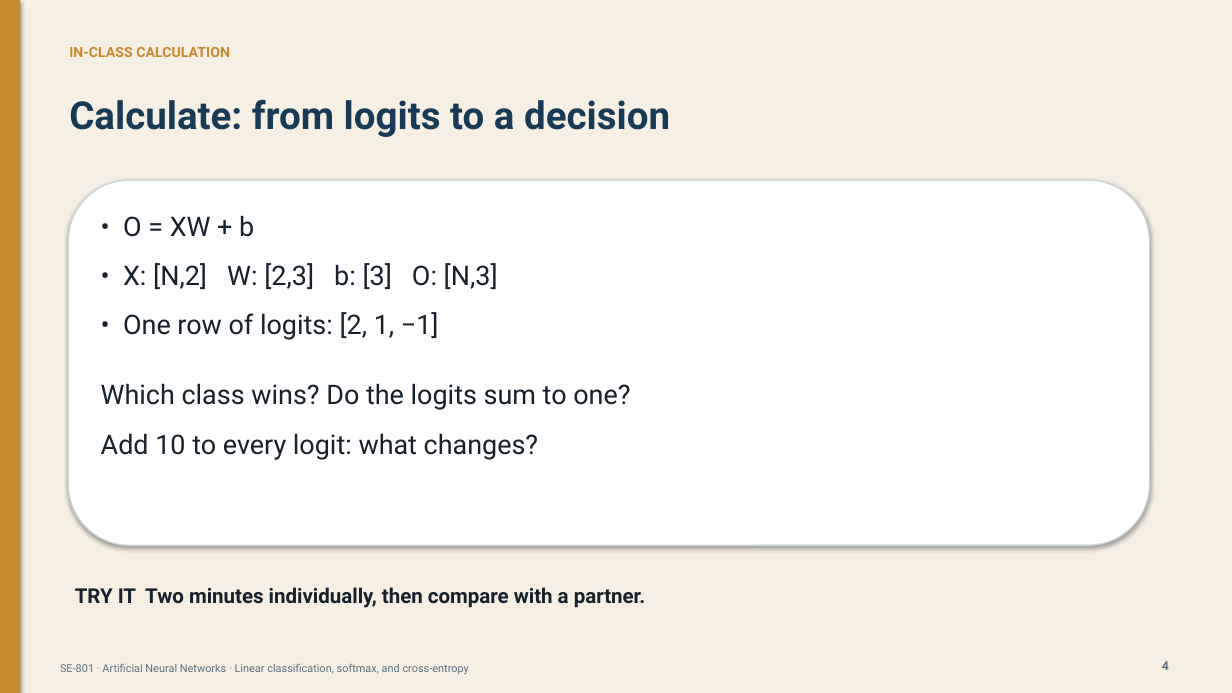
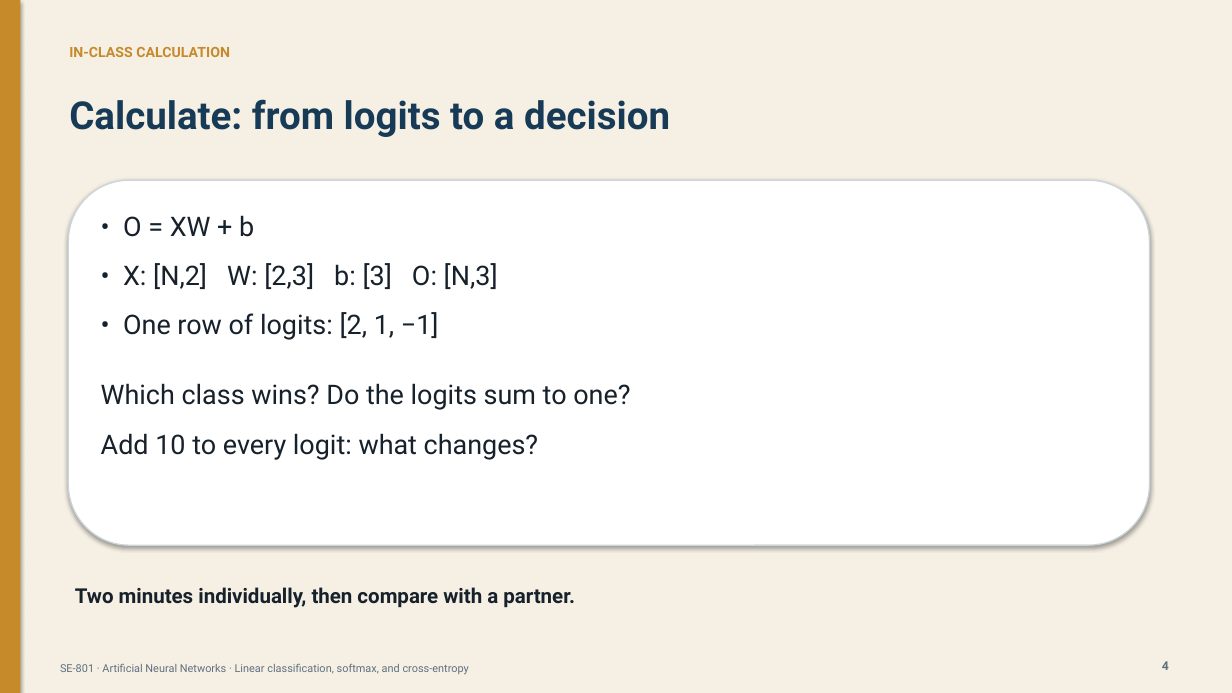
Before and after one commit to DrFarrukh/teaching, a slide deck: slide 4 of courses/artificial-neural-networks/lectures/lecture-04/slides.pptx. Drawn at 1232x693 pixels with LibreOffice and Linux fonts; fonts in the diff are those of the drawing. Boxes give left, top, right and bottom in pixels: in the first picture for what was removed or moved away, otherwise in the second. Text is boxed around its words. In the diff, an @@ line names an element or a change of style, - is before the commit and + after.

```diff
--- a/courses/artificial-neural-networks/lectures/lecture-04/slides.pptx
+++ b/courses/artificial-neural-networks/lectures/lecture-04/slides.pptx
@@ text at (75, 587, 575, 608): text changed @@
-TRY IT Two minutes individually, then compare with a partner.
+Two minutes individually, then compare with a partner.
```
Also in this commit, not shown: 7 other slides changed.
